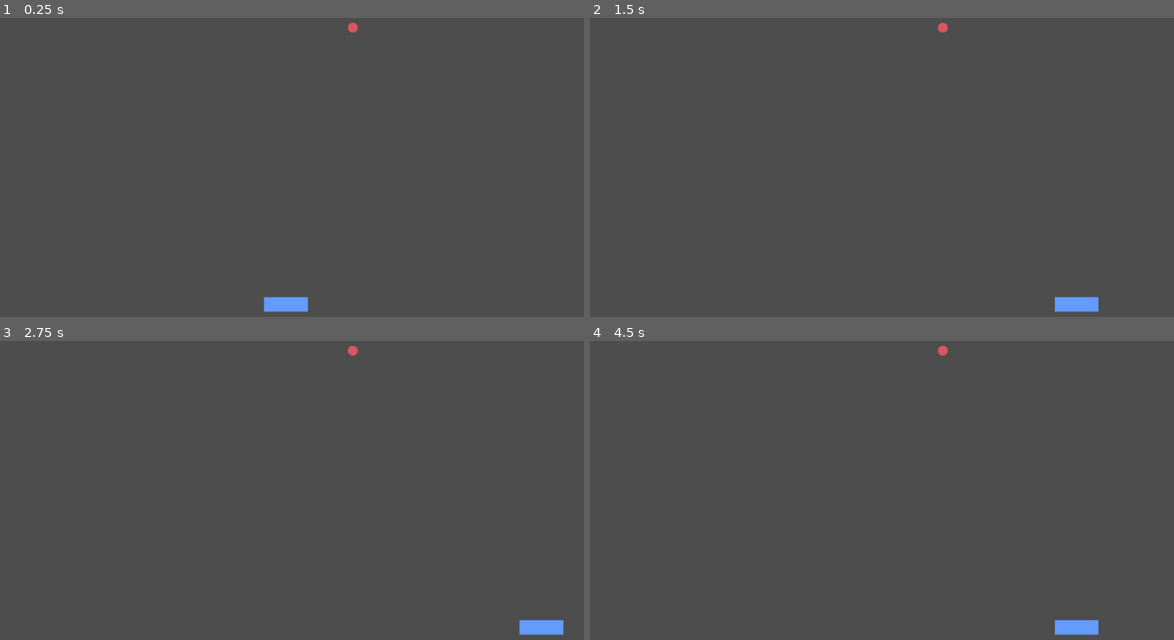
Above: before the commit, frames 1-4 (two rows, left to right).
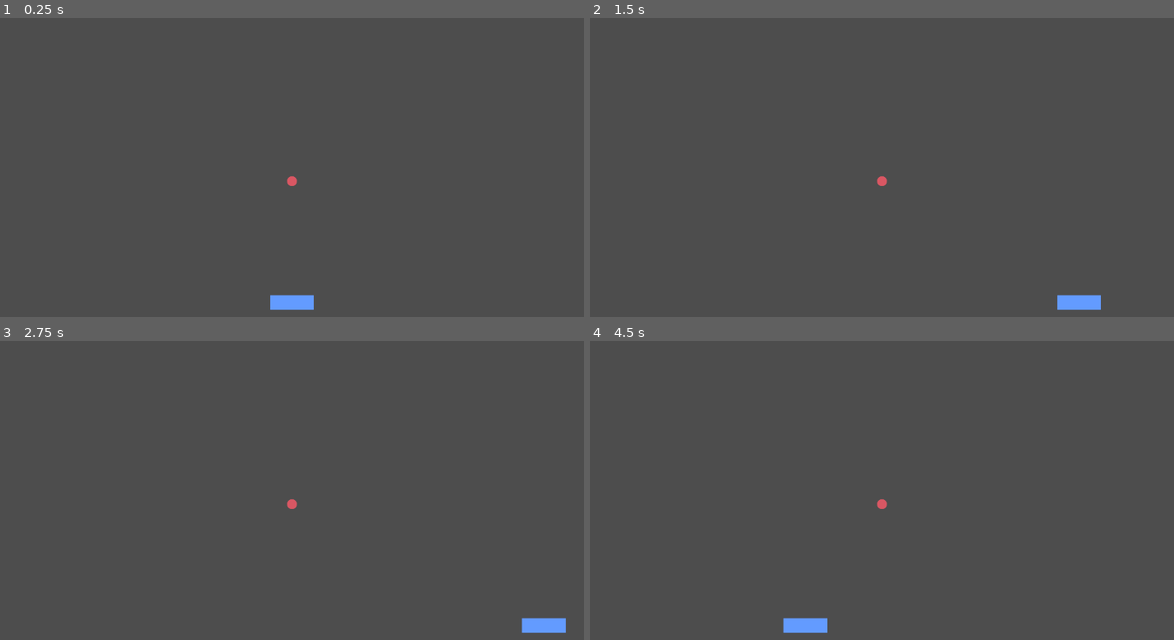
Above: after the commit, the same moments.

Repository: Fernando-Lamounier/BreakoutClone
Game: Godot game, scene res://scenes/gameplay.tscn
Two runs of this game, one before a commit and one after it. Both use one fixed random seed, a clock stepped at 60 frames per second and the inputs below.
Inputs:
- Up to frame 1 (0.25 s): no input
- Up to frame 2 (1.5 s): tap Enter at 0.5 s; hold Right 0.53-1.28 s; tap Space at 1.25 s; hold Left from 1.28 s (still down)
- Up to frame 3 (2.75 s): tap Enter at 2 s; release Left at 2.03 s; hold Right from 2.03 s (still down)
- Up to frame 4 (4.5 s): tap Space at 2.75, 4.25 s; tap Enter at 3.5 s; release Right at 3.53 s; hold Left from 3.53 s (still down)

The runs differ from the first frame. In frame 1, 0.3% of the frame differs, in the area x 45-62%, y 1-99%; in frame 2, 0.3%; in frame 3, 0.3%; in frame 4, 0.9%, in the area x 33-88%, y 1-99%.

Commit message:
codigo do player e organização da camera

Diff:
--- a/project.godot
+++ b/project.godot
@@ -20,6 +20,7 @@
 window/size/viewport_width=960
 window/size/viewport_height=1080
 window/size/mode=3
+window/stretch/mode="viewport"
 
 [physics]
 
--- a/scenes/ball.gd
+++ b/scenes/ball.gd
@@ -1 +1,19 @@
 extends Area2D
+
+@export var speed = 20
+var x_minimo : float = -480
+var x_maximo : float = 480
+var y_maximo : float = 540
+
+var direcao_atual = Vector2(0, 0)
+var nova_direcao = Vector2(0, 0)
+
+func limite_movement():
+	position.x = clamp(position.x, x_minimo, x_maximo)
+
+func _ready() -> void:
+	pass
+
+func _process(delta: float) -> void:
+
+	limite_movement()
--- a/scenes/gameplay.tscn
+++ b/scenes/gameplay.tscn
@@ -7,13 +7,13 @@
 [node name="Gameplay" type="Node2D" unique_id=1055879497]
 
 [node name="Ball" parent="." unique_id=192336347 instance=ExtResource("1_00tan")]
-position = Vector2(580, 590)
+position = Vector2(0, 300)
 
 [node name="Player" parent="." unique_id=963963296 instance=ExtResource("2_l1v76")]
-position = Vector2(470, 1046)
+position = Vector2(0, 500)
 
-[node name="bloco" parent="." unique_id=1714166786 instance=ExtResource("3_l1v76")]
-position = Vector2(-20, 292)
+[node name="Bloco" parent="." unique_id=1714166786 instance=ExtResource("3_l1v76")]
+position = Vector2(555, 429)
 
-[node name="Camera2D" type="Camera2D" parent="." unique_id=1091878037]
-position = Vector2(480, 543)
+[node name="Camera" type="Camera2D" parent="." unique_id=965145855]
+unique_name_in_owner = true
--- a/scenes/player.gd
+++ b/scenes/player.gd
@@ -1,11 +1,18 @@
 extends Area2D
 @export var speed = 10
+var x_minimo : float = -444
+var x_maximo : float = 444
 
-
-func _process(delta: float) -> void:
-
+func movement_player():
 	if (Input.is_key_pressed(KEY_LEFT)):
 		position.x -= speed
 
 	if (Input.is_key_pressed(KEY_RIGHT)):
 		position.x += speed
+
+func limite_movement():
+	position.x = clamp(position.x, x_minimo, x_maximo)
+
+func _process(delta: float) -> void:
+	movement_player()
+	limite_movement()
Not shown, added: export_presets.cfg
